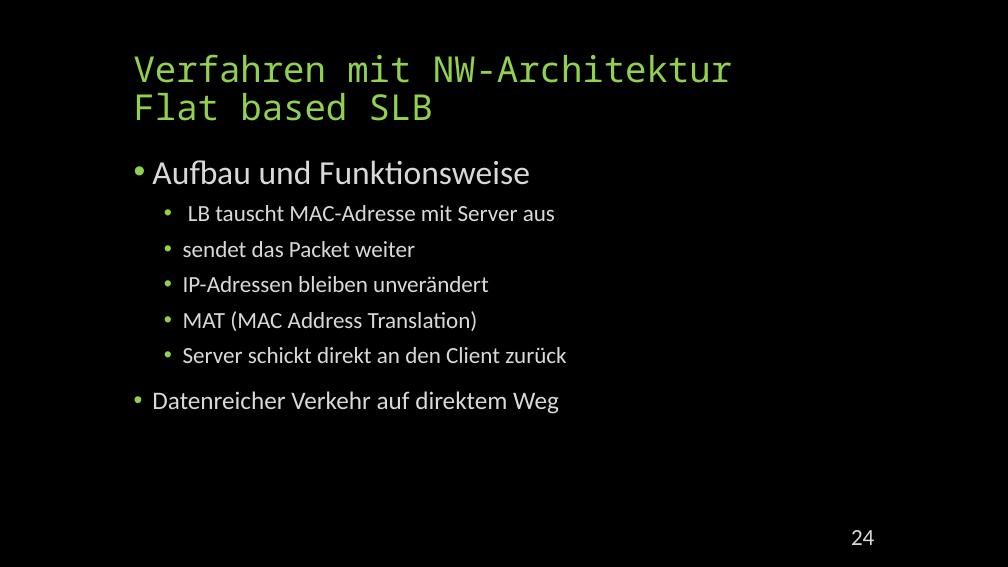
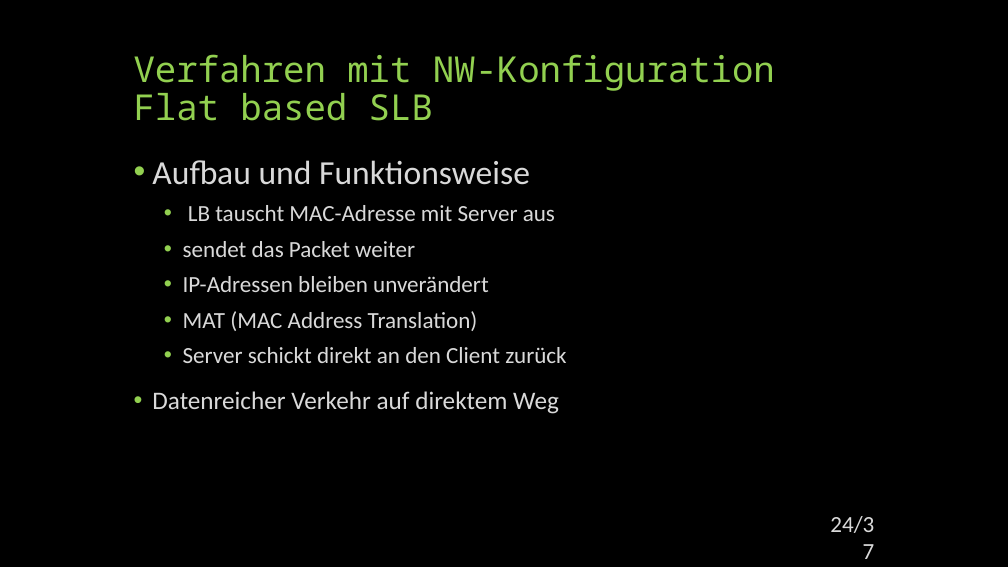
Before and after one commit to mseidl-tgm/1stRow4BHIT, a slide deck: slide 24 of DEZSYS/DEZSYS_LoadBalancing_Präsentation/Load Balancing.pptx. Drawn at 1008x567 pixels with LibreOffice and Linux fonts; fonts in the diff are those of the drawing. Boxes give left, top, right and bottom in pixels: in the first picture for what was removed or moved away, otherwise in the second. Text is boxed around its words. In the diff, an @@ line names an element or a change of style, - is before the commit and + after.

```diff
--- a/DEZSYS/DEZSYS_LoadBalancing_Präsentation/Load Balancing.pptx
+++ b/DEZSYS/DEZSYS_LoadBalancing_Präsentation/Load Balancing.pptx
@@ title at [134, 54, 775, 121]: text changed @@
-Verfahren mit NW-Architektur
-Flat based SLB
+Verfahren mit NW-Konfiguration
+Flat based SLB
@@ text at [830, 516, 874, 533]: text changed @@
-24
+24/37
```
Also in this commit, not shown: 21 other slides changed, 10 other files.
